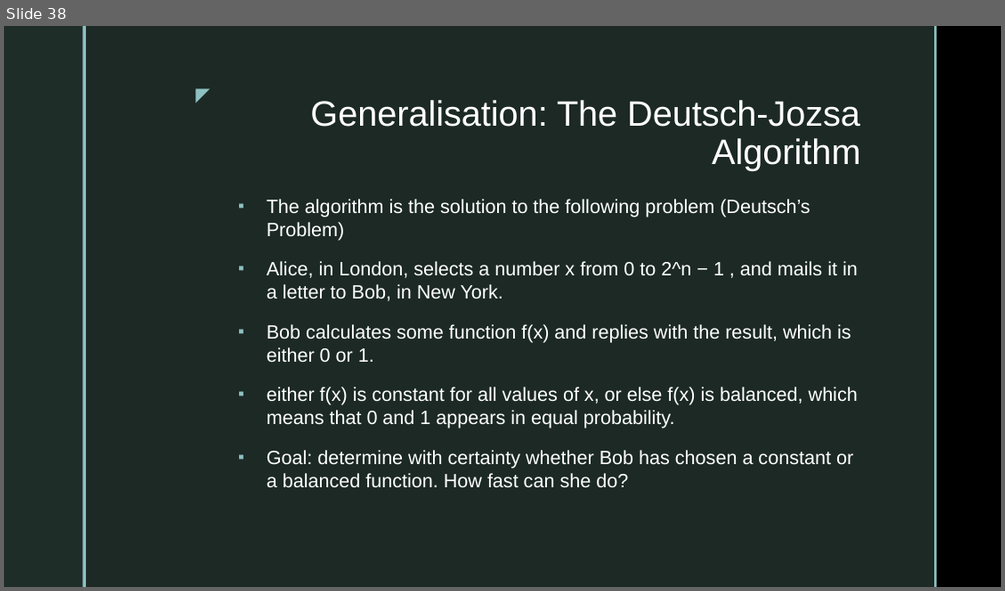
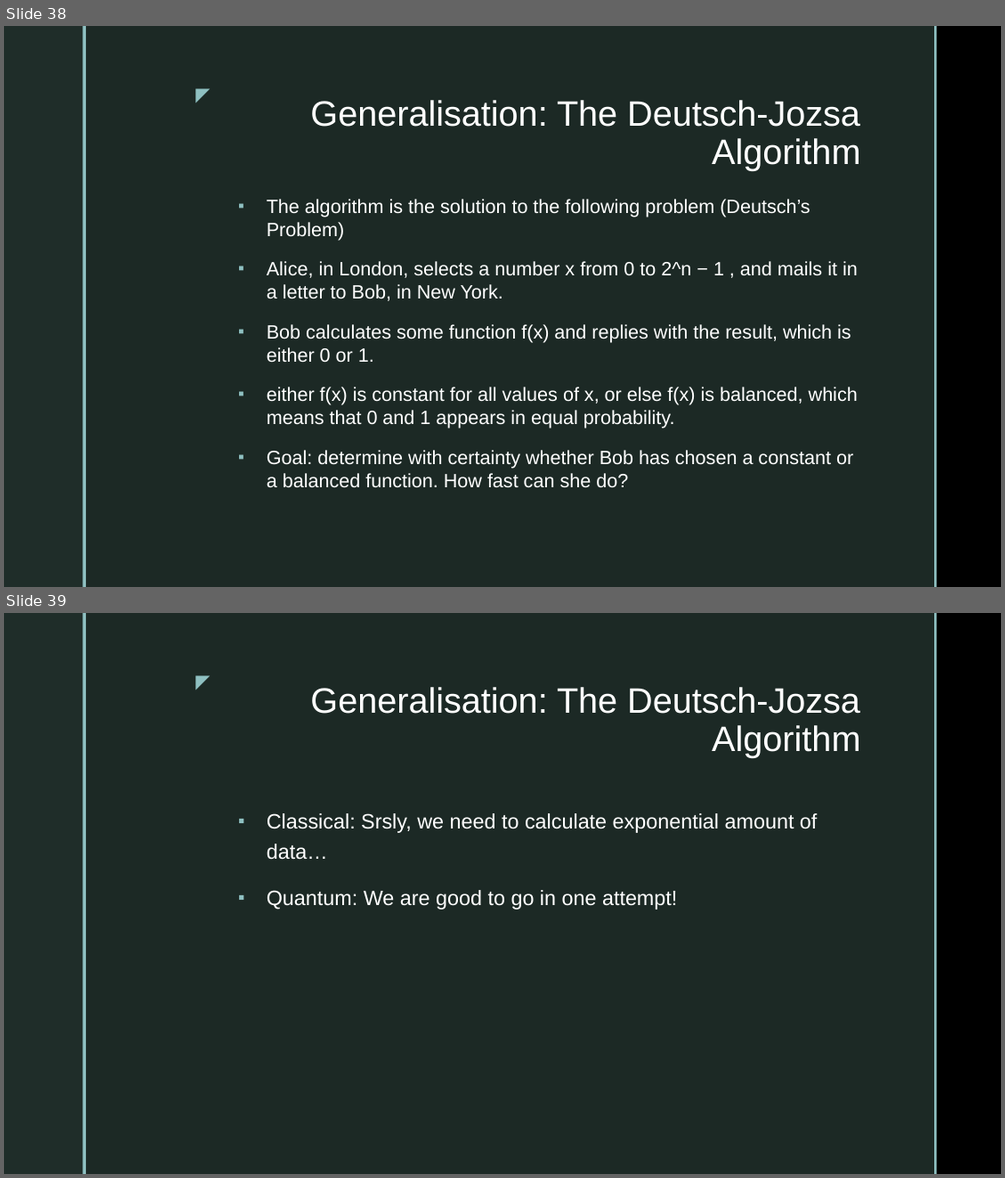
Before and after one commit to seungwonpark/lipsum-seminar, a slide deck: lukealk98/Seminar 1.pptx. Shown one above the other, each under a label of ours: slide 38 before the commit, slides 38 and 39 after it. The pictures are 1005x591 and 1005x1178 pixels, drawn with LibreOffice and Linux fonts; fonts in the diff are those of the drawing; background and template pictures are left out. Boxes give left, top, right and bottom in pixels: in the first picture for what was removed or moved away, otherwise in the second. Text is boxed around its words. In the diff, an @@ line names an element or a change of style, - is before the commit and + after.

```diff
--- a/lukealk98/Seminar 1.pptx
+++ b/lukealk98/Seminar 1.pptx
@@ slide 39 added at <box>4,613,1001,1174</box>, background picture (left out); not listed: 5 template elements that a slide beside it also shows @@
@@ title added at <box>310,687,860,758</box>, 34 pt, text #FFFFFF @@
+Generalisation: The Deutsch-Jozsa Algorithm
@@ text added at <box>267,813,817,909</box>, 20 pt, text #FFFFFF @@
+▪ Classical: Srsly, we need to calculate exponential amount of data…
+▪ Quantum: We are good to go in one attempt!
```
Also in this commit, not shown: 1 other slide added, 7 other files.
